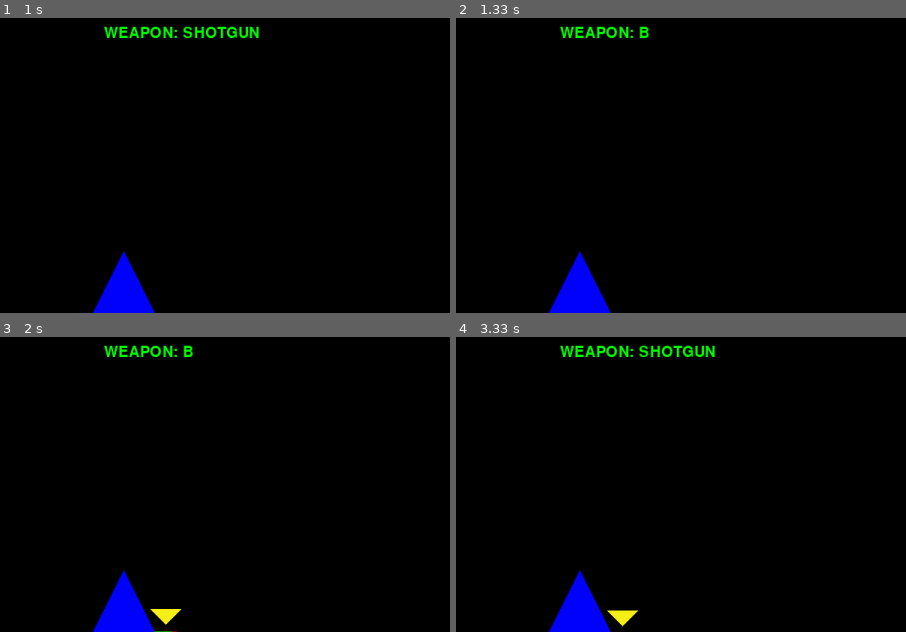
Above: before the commit, frames 1-4 (two rows, left to right).
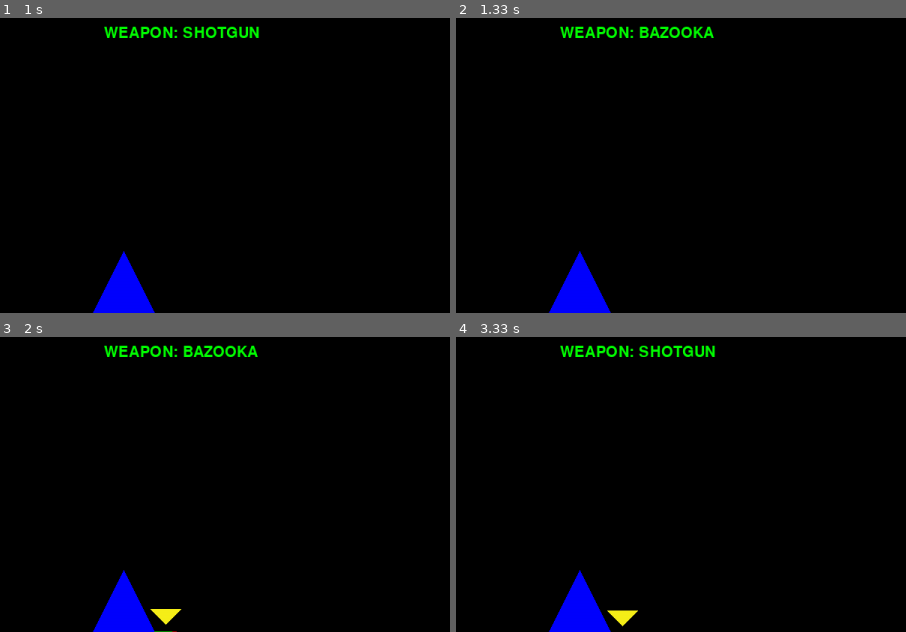
Above: after the commit, the same moments.

Repository: KatKopr/worms_in_pygame
Game: pygame game, started from main.py
Same seed, same stepped clock (60 frames per second), same inputs: the game is played once before the commit and once after it.
Inputs:
- Up to frame 1 (1 s): tap Space at 0.33 s; hold Right from 0.67 s (still down)
- Up to frame 2 (1.33 s): release Right at 1.13 s; hold Left from 1.17 s (still down); tap Space at 1.23 s
- Up to frame 3 (2 s): tap Space at 1.53, 1.8 s; release Left at 1.7 s; hold Left from 1.73 s (still down)
- Up to frame 4 (3.33 s): tap Space at 2.1, 2.23, 2.53, 2.9, 3.2 s; release Left at 2.13 s; hold Right 2.17-2.8 s; hold Left 2.83-3.3 s
The pictures show only the part of the screen within x 5-55%, y 10-60%; the shares and areas given below are measured in that part.

Frame 1 is identical in both runs. In frame 2, 0.4% of the frame differs, in the area x 42-58%, y 2-7%; in frame 3, 0.4%; in frame 4, nothing differs.

Commit message:
Update control.py

Diff:
--- a/control.py
+++ b/control.py
@@ -15,7 +15,7 @@
         self.win=window
         self.world=[]
         self.events=[]
-        self.rocket_types=["SHOTGUN","B"]
+        self.rocket_types=["SHOTGUN","BAZOOKA"]
         self.timer=Timer(self)
         self.frame=Frame(self)
         self.alive_worms=[]
